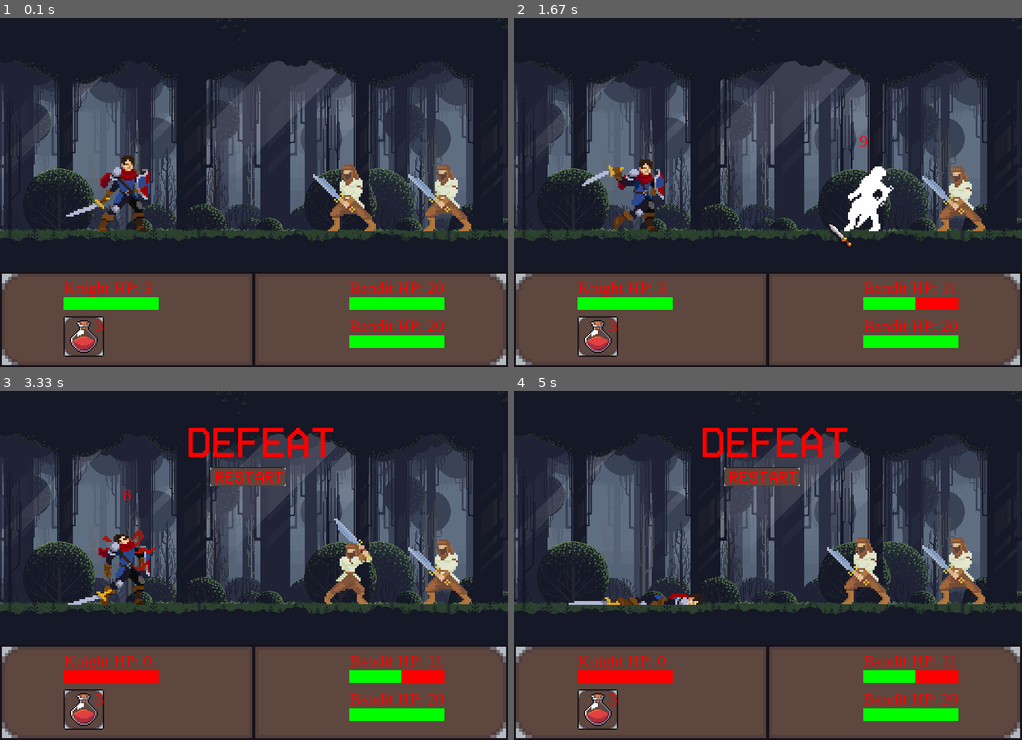
Above: before the commit, frames 1-4 (two rows, left to right).
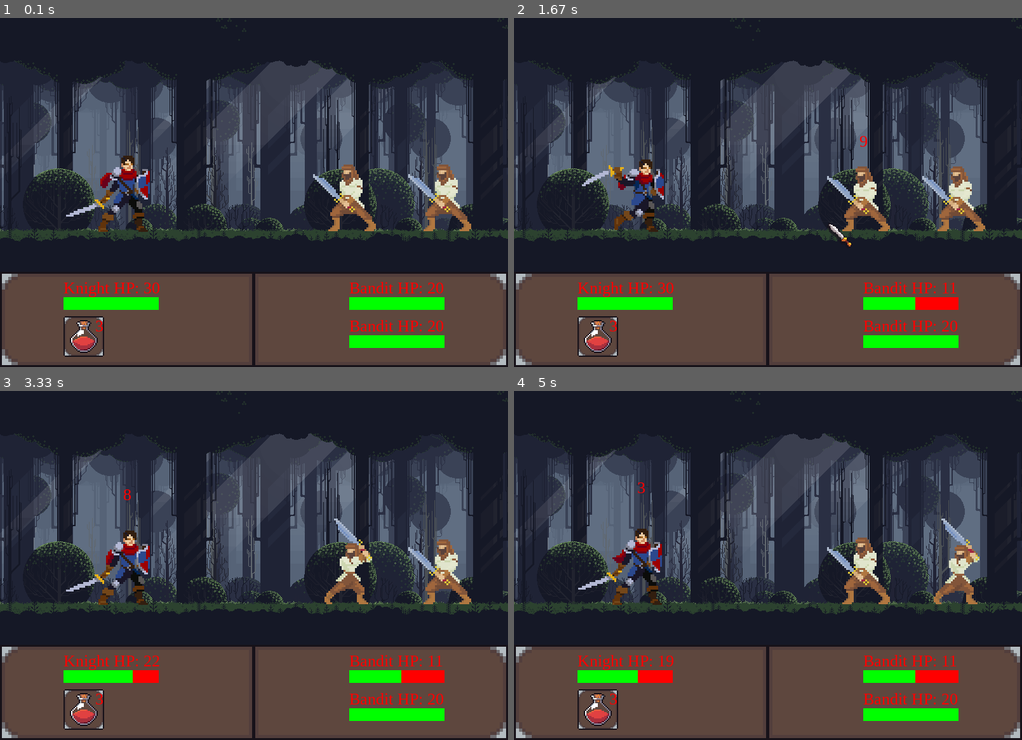
Above: after the commit, the same moments.

Repository: Marjona1003/Pygame
Game: pygame game, started from battle.py
Two runs of this game, one before a commit and one after it. Both use one fixed random seed, a clock stepped at 60 frames per second and the inputs below.
Inputs (mouse positions are in pixels of both pictures, inside the frame that each line leads up to):
- Up to frame 1 (0.1 s): no input
- Up to frame 2 (1.67 s): click (930, 182) at 0.38 s; click (768, 216) at 0.72 s; click (828, 223) at 1.55 s
- Up to frame 3 (3.33 s): click (264, 446) at 1.88 s; click (350, 562) at 2.72 s; click (182, 492) at 3.05 s
- Up to frame 4 (5 s): click (900, 534) at 3.38 s; click (925, 558) at 3.72 s; click (874, 502) at 4.05 s; click (961, 562) at 4.38 s; click (788, 551) at 4.72 s

The runs differ from the first frame. In frame 1, less than 0.1% of the frame differs, in the area x 30-32%, y 75-79%; in frame 2, 1.2%; in frame 3, 3.4%; in frame 4, 4.9%, in the area x 10-93%, y 10-84%.

Commit message:
Commit changes

Diff:
--- a/battle.py
+++ b/battle.py
@@ -25,7 +25,6 @@
 potion = False
 potion_effect = 15
 clicked = False
-game_over = 0
 
 
 #define fonts
@@ -42,10 +41,6 @@
 panel_img = pygame.image.load('img/Icons/panel.png').convert_alpha()
 #button images
 potion_img = pygame.image.load('img/Icons/potion.png').convert_alpha()
-restart_img = pygame.image.load('img/Icons/restart.png').convert_alpha()
-#load victory and defeat images
-victory_img = pygame.image.load('img/Icons/victory.png').convert_alpha()
-defeat_img = pygame.image.load('img/Icons/defeat.png').convert_alpha()
 #sword image
 sword_img = pygame.image.load('img/Icons/sword.png').convert_alpha()
 
@@ -102,20 +97,6 @@
 			img = pygame.transform.scale(img, (img.get_width() * 3, img.get_height() * 3))
 			temp_list.append(img)
 		self.animation_list.append(temp_list)
-		#load hurt images
-		temp_list = []
-		for i in range(3):
-			img = pygame.image.load(f'img/{self.name}/Hurt/{i}.png')
-			img = pygame.transform.scale(img, (img.get_width() * 3, img.get_height() * 3))
-			temp_list.append(img)
-		self.animation_list.append(temp_list)
-		#load death images
-		temp_list = []
-		for i in range(10):
-			img = pygame.image.load(f'img/{self.name}/Death/{i}.png')
-			img = pygame.transform.scale(img, (img.get_width() * 3, img.get_height() * 3))
-			temp_list.append(img)
-		self.animation_list.append(temp_list)
 		self.image = self.animation_list[self.action][self.frame_index]
 		self.rect = self.image.get_rect()
 		self.rect.center = (x, y)
@@ -132,15 +113,12 @@
 			self.frame_index += 1
 		#if the animation has run out then reset back to the start
 		if self.frame_index >= len(self.animation_list[self.action]):
-			if self.action == 3:
-				self.frame_index = len(self.animation_list[self.action]) - 1
-			else:
-				self.idle()
+			self.idle()
 
 
 
 	def idle(self):
-		#set variables to idle animation
+		#set variables to attack animation
 		self.action = 0
 		self.frame_index = 0
 		self.update_time = pygame.time.get_ticks()
@@ -151,39 +129,15 @@
 		rand = random.randint(-5, 5)
 		damage = self.strength + rand
 		target.hp -= damage
-		#run enemy hurt animation
-		target.hurt()
 		#check if target has died
 		if target.hp < 1:
 			target.hp = 0
 			target.alive = False
-			target.death()
 		damage_text = DamageText(target.rect.centerx, target.rect.y, str(damage), red)
 		damage_text_group.add(damage_text)
 		#set variables to attack animation
 		self.action = 1
 		self.frame_index = 0
-		self.update_time = pygame.time.get_ticks()
-
-	def hurt(self):
-		#set variables to hurt animation
-		self.action = 2
-		self.frame_index = 0
-		self.update_time = pygame.time.get_ticks()
-
-	def death(self):
-		#set variables to death animation
-		self.action = 3
-		self.frame_index = 0
-		self.update_time = pygame.time.get_ticks()
-
-
-	def reset (self):
-		self.alive = True
-		self.potions = self.start_potions
-		self.hp = self.max_hp
-		self.frame_index = 0
-		self.action = 0
 		self.update_time = pygame.time.get_ticks()
 
 
@@ -232,7 +186,7 @@
 damage_text_group = pygame.sprite.Group()
 
 
-knight = Fighter(200, 260, 'Knight', 3, 10, 3)
+knight = Fighter(200, 260, 'Knight', 30, 10, 3)
 bandit1 = Fighter(550, 270, 'Bandit', 20, 6, 1)
 bandit2 = Fighter(700, 270, 'Bandit', 20, 6, 1)
 
@@ -246,7 +200,6 @@
 
 #create buttons
 potion_button = button.Button(screen, 100, screen_height - bottom_panel + 70, potion_img, 64, 64)
-restart_button = button.Button(screen, 330, 120, restart_img, 120, 30)
 
 run = True
 while run:
@@ -287,7 +240,7 @@
 			pygame.mouse.set_visible(False)
 			#show sword in place of mouse cursor
 			screen.blit(sword_img, pos)
-			if clicked == True and bandit.alive == True:
+			if clicked == True:
 				attack = True
 				target = bandit_list[count]
 	if potion_button.draw():
@@ -296,91 +249,64 @@
 	draw_text(str(knight.potions), font, red, 150, screen_height - bottom_panel + 70)
 
 
-	if game_over == 0:
-		#player action
-		if knight.alive == True:
-			if current_fighter == 1:
+	#player action
+	if knight.alive == True:
+		if current_fighter == 1:
+			action_cooldown += 1
+			if action_cooldown >= action_wait_time:
+				#look for player action
+				#attack
+				if attack == True and target != None:
+					knight.attack(target)
+					current_fighter += 1
+					action_cooldown = 0
+				#potion
+				if potion == True:
+					if knight.potions > 0:
+						#check if the potion would heal the player beyond max health
+						if knight.max_hp - knight.hp > potion_effect:
+							heal_amount = potion_effect
+						else:
+							heal_amount = knight.max_hp - knight.hp
+						knight.hp += heal_amount
+						knight.potions -= 1
+						damage_text = DamageText(knight.rect.centerx, knight.rect.y, str(heal_amount), green)
+						damage_text_group.add(damage_text)
+						current_fighter += 1
+						action_cooldown = 0
+
+
+
+	#enemy action
+	for count, bandit in enumerate(bandit_list):
+		if current_fighter == 2 + count:
+			if bandit.alive == True:
 				action_cooldown += 1
 				if action_cooldown >= action_wait_time:
-					#look for player action
-					#attack
-					if attack == True and target != None:
-						knight.attack(target)
+					#check if bandit needs to heal first
+					if (bandit.hp / bandit.max_hp) < 0.5 and bandit.potions > 0:
+						#check if the potion would heal the bandit beyond max health
+						if bandit.max_hp - bandit.hp > potion_effect:
+							heal_amount = potion_effect
+						else:
+							heal_amount = bandit.max_hp - bandit.hp
+						bandit.hp += heal_amount
+						bandit.potions -= 1
+						damage_text = DamageText(bandit.rect.centerx, bandit.rect.y, str(heal_amount), green)
+						damage_text_group.add(damage_text)
 						current_fighter += 1
 						action_cooldown = 0
-					#potion
-					if potion == True:
-						if knight.potions > 0:
-							#check if the potion would heal the player beyond max health
-							if knight.max_hp - knight.hp > potion_effect:
-								heal_amount = potion_effect
-							else:
-								heal_amount = knight.max_hp - knight.hp
-							knight.hp += heal_amount
-							knight.potions -= 1
-							damage_text = DamageText(knight.rect.centerx, knight.rect.y, str(heal_amount), green)
-							damage_text_group.add(damage_text)
-							current_fighter += 1
-							action_cooldown = 0
-		else:
-			game_over = -1
-
-
-		#enemy action
-		for count, bandit in enumerate(bandit_list):
-			if current_fighter == 2 + count:
-				if bandit.alive == True:
-					action_cooldown += 1
-					if action_cooldown >= action_wait_time:
-						#check if bandit needs to heal first
-						if (bandit.hp / bandit.max_hp) < 0.5 and bandit.potions > 0:
-							#check if the potion would heal the bandit beyond max health
-							if bandit.max_hp - bandit.hp > potion_effect:
-								heal_amount = potion_effect
-							else:
-								heal_amount = bandit.max_hp - bandit.hp
-							bandit.hp += heal_amount
-							bandit.potions -= 1
-							damage_text = DamageText(bandit.rect.centerx, bandit.rect.y, str(heal_amount), green)
-							damage_text_group.add(damage_text)
-							current_fighter += 1
-							action_cooldown = 0
-						#attack
-						else:
-							bandit.attack(knight)
-							current_fighter += 1
-							action_cooldown = 0
-				else:
-					current_fighter += 1
-
-		#if all fighters have had a turn then reset
-		if current_fighter > total_fighters:
-			current_fighter = 1
-
-
-	#check if all bandits are dead
-	alive_bandits = 0
-	for bandit in bandit_list:
-		if bandit.alive == True:
-			alive_bandits += 1
-	if alive_bandits == 0:
-		game_over = 1
-
-
-	#check if game is over
-	if game_over != 0:
-		if game_over == 1:
-			screen.blit(victory_img, (250, 50))
-		if game_over == -1:
-			screen.blit(defeat_img, (290, 50))
-		if restart_button.draw():
-			knight.reset()
-			for bandit in bandit_list:
-				bandit.reset()
-			current_fighter = 1
-			action_cooldown
-			game_over = 0
-
+					#attack
+					else:
+						bandit.attack(knight)
+						current_fighter += 1
+						action_cooldown = 0
+			else:
+				current_fighter += 1
+
+	#if all fighters have had a turn then reset
+	if current_fighter > total_fighters:
+		current_fighter = 1
 
 
 	for event in pygame.event.get():
